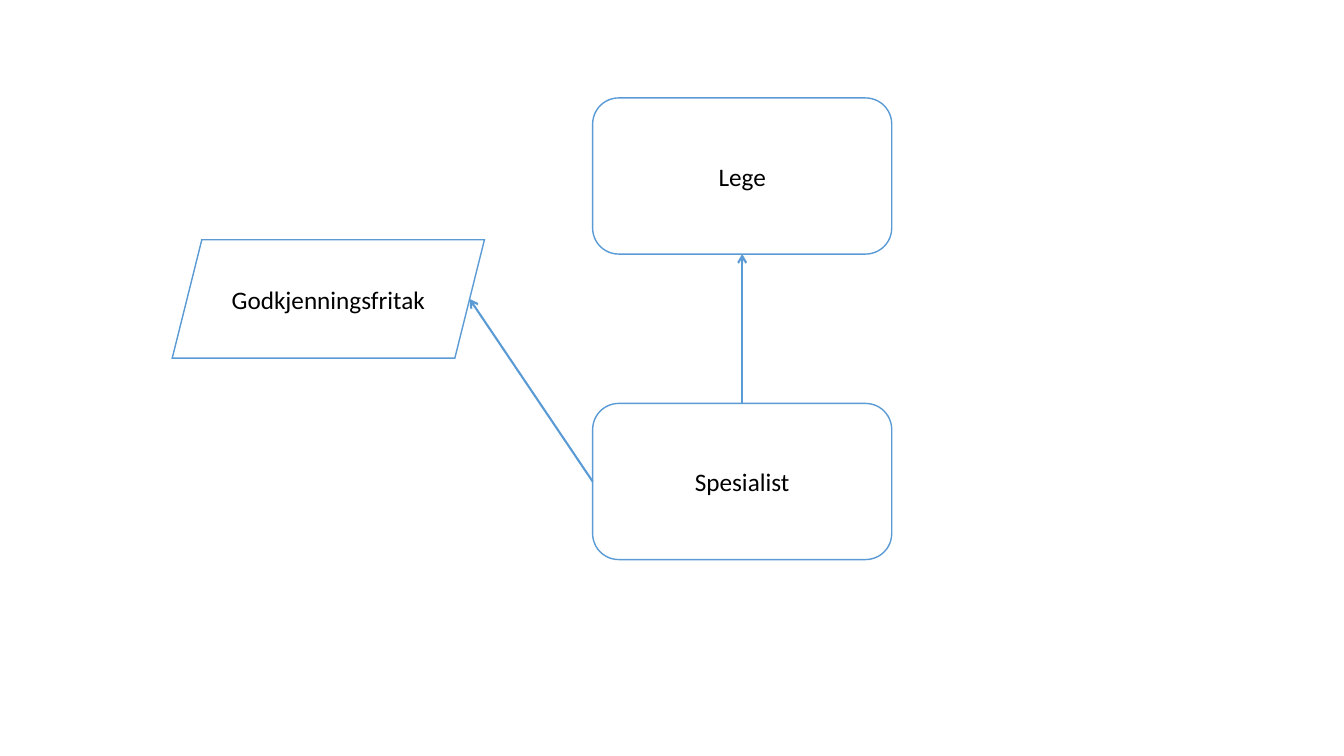
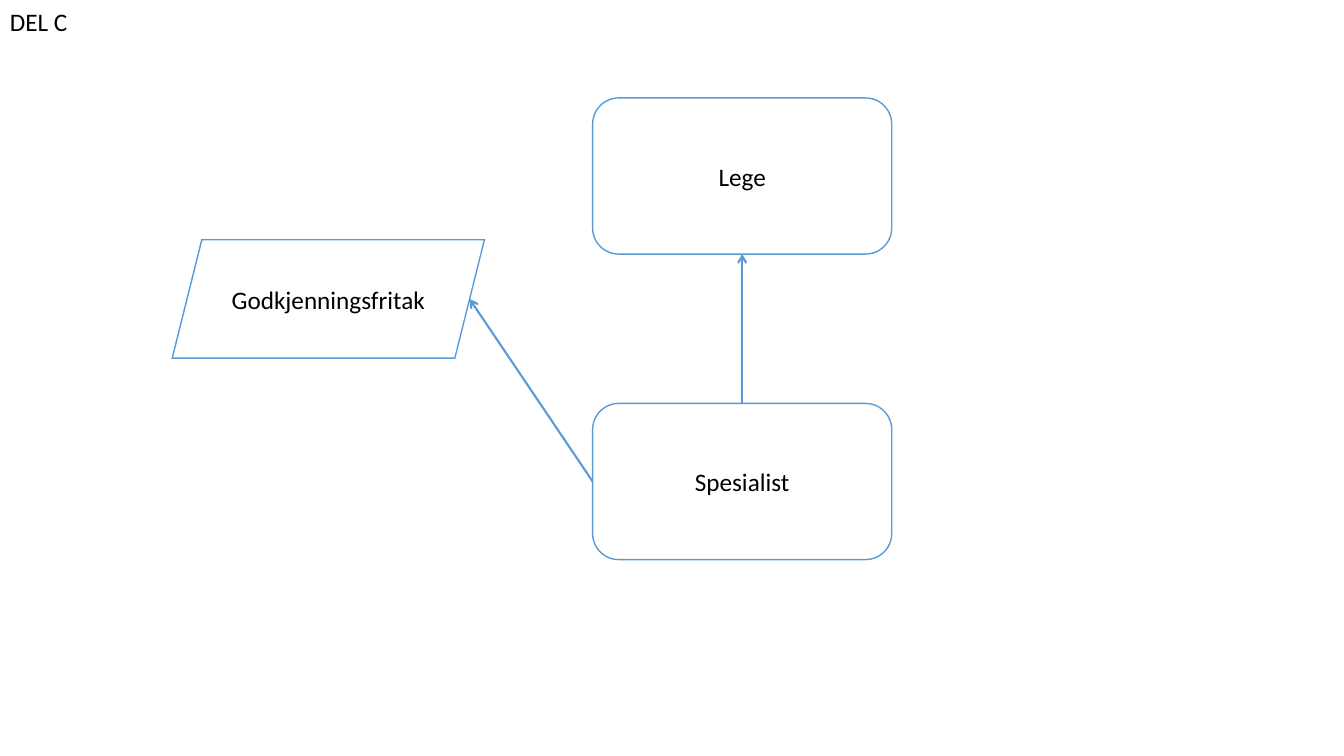
Before and after one commit to jzengler/IN1010, a slide deck: slide 3 of Oblig2/Datastruktur.pptx. Drawn at 1344x756 pixels with LibreOffice and Linux fonts; fonts in the diff are those of the drawing. Boxes give left, top, right and bottom in pixels: in the first picture for what was removed or moved away, otherwise in the second. Text is boxed around its words. In the diff, an @@ line names an element or a change of style, - is before the commit and + after.

```diff
--- a/Oblig2/Datastruktur.pptx
+++ b/Oblig2/Datastruktur.pptx
@@ text added at bbox=[10, 14, 67, 31], 18 pt, text #000000 @@
+DEL C
```
Also in this commit, not shown: 3 other slides changed, 2 other files.
